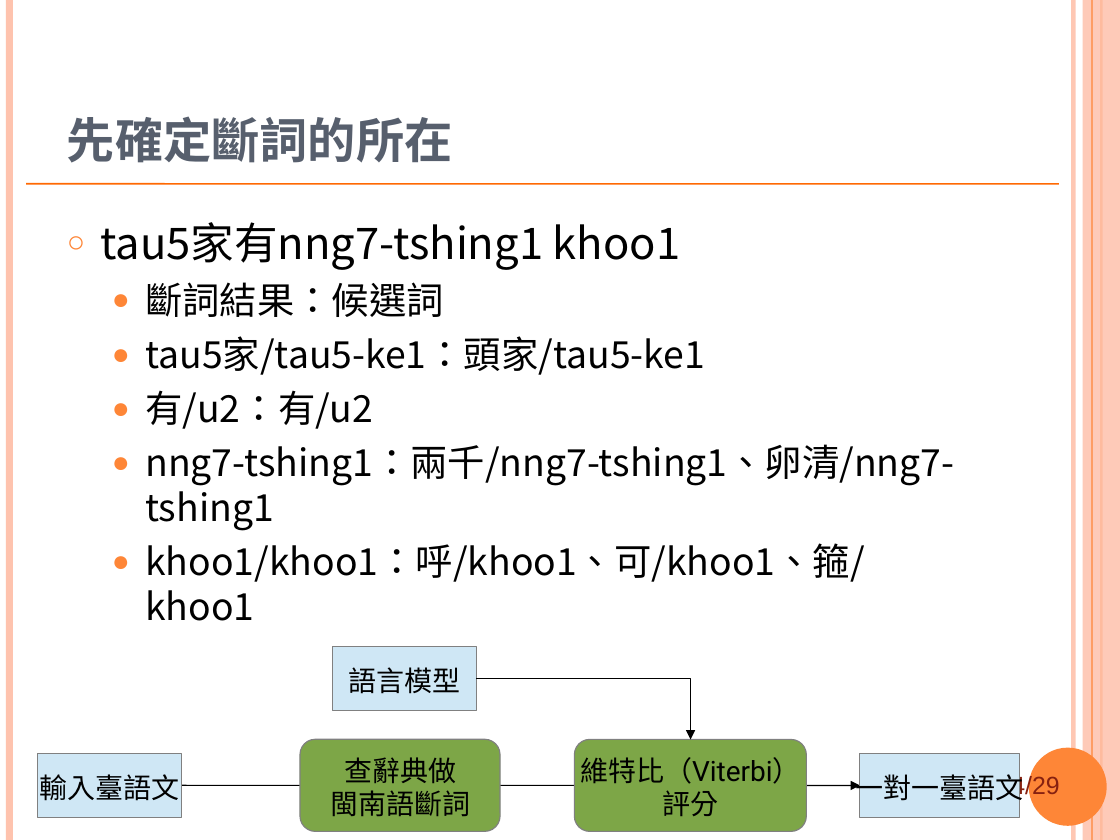
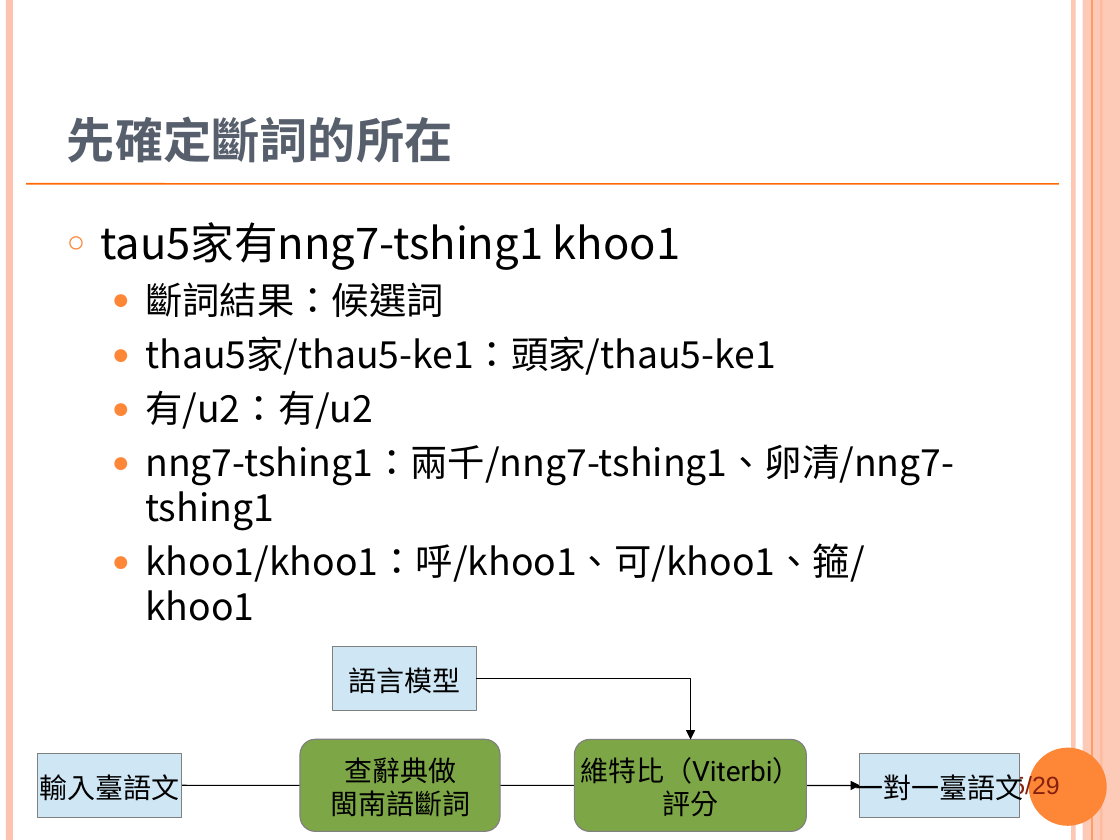
Before and after one commit to sih4sing5hong5/po3-ko3_tau5-iann2-phinn3, a slide deck: slide 25 of 翻譯報告.ppt (slide 24 before the commit). Drawn at 1120x840 pixels with LibreOffice and Linux fonts; fonts in the diff are those of the drawing; background and template pictures are left out. Boxes give left, top, right and bottom in pixels: in the first picture for what was removed or moved away, otherwise in the second. Text is boxed around its words. In the diff, an @@ line names an element or a change of style, - is before the commit and + after.

Commit message:
改斷詞標音的先後 丞宏

```diff
--- a/翻譯報告.ppt
+++ b/翻譯報告.ppt
@@ text at box(145, 336, 775, 375): text changed @@
-  ● tau5家/tau5-ke1：頭家/tau5-ke1
+  ● thau5家/thau5-ke1：頭家/thau5-ke1
@@ page number at box(998, 774, 1060, 800): text changed @@
-24/29
+25/29
```
Also in this commit, not shown: 6 other slides changed, 1 slide added.
